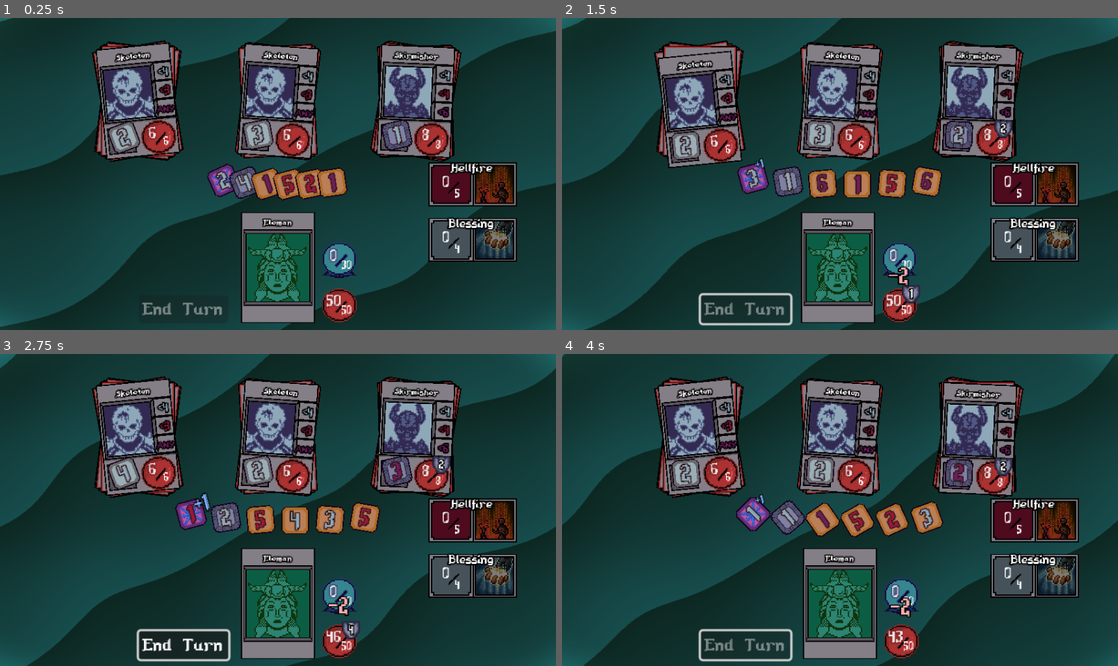
Above: before the commit, frames 1-4 (two rows, left to right).
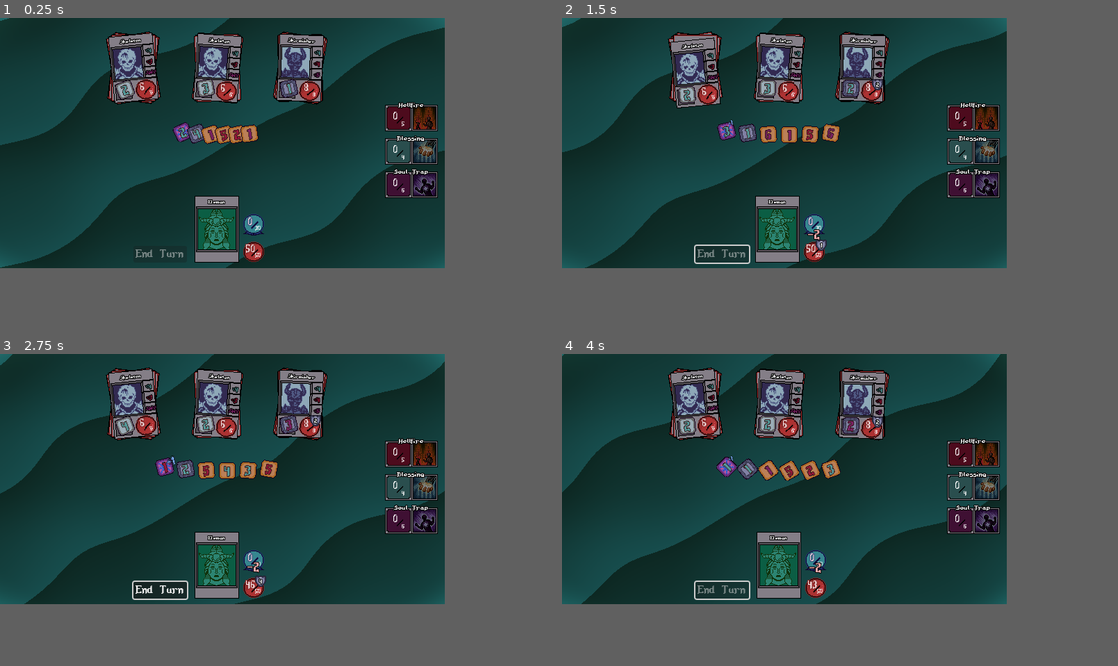
Above: after the commit, the same moments.

Repository: PneumaAetherLogos/eyvah
Game: Godot game, scene res://scenes/main_scene.tscn
Two runs of this game, one before a commit and one after it. Both use one fixed random seed, a clock stepped at 60 frames per second and the inputs below.
Inputs (mouse positions are in pixels of both pictures, inside the frame that each line leads up to):
- Up to frame 1 (0.25 s): no input
- Up to frame 2 (1.5 s): move the mouse to (751, 177) at 0.52 s; hold Z (TEST) 0.53-1.25 s; click (751, 177) at 0.67 s; click "End Turn" at 1.25 s
- Up to frame 3 (2.75 s): move the mouse to (227, 516) at 2.02 s; tap Z (TEST) at 2.1 s; click (227, 516) at 2.17 s
- Up to frame 4 (4 s): click "End Turn" at 2.75 s; move the mouse to (823, 519) at 3.52 s; hold Z (TEST) from 3.53 s (still down); click (823, 519) at 3.67 s
In our replay, the window is 800x449 before the commit and 640x360 after it. These sizes can differ from the game's own. Grey fills any space a smaller window leaves; there, only what the larger window draws over its background counts as a difference.

The runs differ from the first frame. In frame 1, 69% of the frame differs, in the area x 0-100%, y 0-100%; in frame 2, 69%; in frame 3, 69%; in frame 4, 68%.

Commit message:
Resolution
Yeni Resolution ayarı ve summon mekaniği

Diff:
--- a/per_edro_ad_astra/globals/database.gd
+++ b/per_edro_ad_astra/globals/database.gd
@@ -1,5 +1,7 @@
 extends Node
 
+
+const WINDOW_SIZE: Vector2 = Vector2(640, 360)
 
 enum Types {PNEUMA, AETHER, LOGOS, ANY}
 
@@ -17,11 +19,11 @@
 
 		match type:
 			Database.Types.PNEUMA:
-				color = "8ea8b8"
+				color = "559e9e"
 			Database.Types.AETHER:
 				color = "9c173b"
 			Database.Types.LOGOS:
-				color = "6f1d5c"
+				color = "802169"
 			_:
 				color = Color.WHITE
 
--- a/per_edro_ad_astra/project.godot
+++ b/per_edro_ad_astra/project.godot
@@ -22,8 +22,8 @@
 
 [display]
 
-window/size/viewport_width=480
-window/size/viewport_height=270
+window/size/viewport_width=640
+window/size/viewport_height=360
 window/size/window_width_override=640
 window/size/window_height_override=360
 window/stretch/mode="canvas_items"
--- a/per_edro_ad_astra/resources/dice/robust_dice.gd
+++ b/per_edro_ad_astra/resources/dice/robust_dice.gd
@@ -9,7 +9,6 @@
 	nest.rolled.connect(on_rolled)
 
 
-
 func on_rolled() -> void:
 	nest.get_tree().current_scene.add_action(effect)
 
--- a/per_edro_ad_astra/resources/skills/hellfire.gd
+++ b/per_edro_ad_astra/resources/skills/hellfire.gd
@@ -7,7 +7,7 @@
 
 	var anim: AnimatedSprite2D = AnimatedSprite2D.new()
 	anim.sprite_frames = frames
-	anim.position = Vector2(240, 135)
+	anim.position = Database.WINDOW_SIZE / 2
 	anim.z_index = 100
 	tree.current_scene.add_child(anim)
 	anim.play()
--- /dev/null
+++ b/per_edro_ad_astra/resources/skills/soul_trap.gd
@@ -0,0 +1,7 @@
+extends ActiveSkill
+
+
+func effect(tree: SceneTree, t = null) -> void:
+	t.take_damage(value)
+	if t.health == 0:
+		await tree.get_first_node_in_group("HAND").summon_dice(t.card.dice)
--- /dev/null
+++ b/per_edro_ad_astra/resources/skills/soul_trap.tres
@@ -0,0 +1,15 @@
+[gd_resource type="Resource" load_steps=3 format=3 uid="uid://ubhrimimxjt4"]
+
+[ext_resource type="Script" uid="uid://ckwk0f23pd2by" path="res://resources/skills/soul_trap.gd" id="1_2x5ke"]
+[ext_resource type="Texture2D" uid="uid://bh6c7eo4r7njp" path="res://assets/soul_trap.png" id="2_2x5ke"]
+
+[resource]
+script = ExtResource("1_2x5ke")
+target = &"ENEMY"
+title = "Soul Trap"
+texture = ExtResource("2_2x5ke")
+type = 2
+value = 2
+cost = 6
+description = "Deal 2 damage. If it is a perfect kill, summon him."
+metadata/_custom_type_script = "uid://btx0nbhfy0bns"
--- a/per_edro_ad_astra/scenes/character_nodes/character_card_node.gd
+++ b/per_edro_ad_astra/scenes/character_nodes/character_card_node.gd
@@ -23,6 +23,9 @@
 
 
 var flipped: bool = false: set = flipped_setter
+
+
+
 
 
 
@@ -88,3 +91,11 @@
 
 	$Area.monitoring = value
 	$Area.monitorable = value
+
+
+func _on_area_input_event(_viewport: Node, event: InputEvent, _shape_idx: int) -> void:
+	if event is InputEventMouseButton:
+		if event.button_index == MOUSE_BUTTON_LEFT:
+			var active: TargetSkillNode = get_tree().get_first_node_in_group("ACTIVATED")
+			if active:
+				active.activate(self)
--- a/per_edro_ad_astra/scenes/character_nodes/character_card_node.tscn
+++ b/per_edro_ad_astra/scenes/character_nodes/character_card_node.tscn
@@ -111,3 +111,5 @@
 grow_horizontal = 2
 columns = 4
 script = ExtResource("4_gawpc")
+
+[connection signal="input_event" from="Area" to="." method="_on_area_input_event"]
--- a/per_edro_ad_astra/scenes/dice_nodes/dice_node.gd
+++ b/per_edro_ad_astra/scenes/dice_nodes/dice_node.gd
@@ -37,6 +37,9 @@
 		else:
 			modulate = "ffffff"
 
+
+func _ready() -> void:
+	GameState.turn_end.connect(on_turn_end)
 
 func change_face() -> void:
 	current_face = randi_range(0, 5)
--- a/per_edro_ad_astra/scenes/dice_nodes/dice_node.tscn
+++ b/per_edro_ad_astra/scenes/dice_nodes/dice_node.tscn
@@ -98,4 +98,3 @@
 offset_bottom = -5.0
 theme_override_constants/outline_size = 2
 theme_override_font_sizes/font_size = 8
-text = "+31"
--- /dev/null
+++ b/per_edro_ad_astra/scenes/dice_nodes/summon_dice.gd
@@ -0,0 +1,14 @@
+extends PlayerDiceNode
+class_name SummonDiceNode
+
+var turns: int = 1:
+	set(value):
+		turns = value
+		%Turns.text = str(turns)
+		if turns <= 0:
+			queue_free()
+
+
+
+func on_turn_end() -> void:
+	turns -= 1
--- /dev/null
+++ b/per_edro_ad_astra/scenes/dice_nodes/summon_dice.tscn
@@ -0,0 +1,38 @@
+[gd_scene load_steps=4 format=3 uid="uid://ccp28hdwumlei"]
+
+[ext_resource type="PackedScene" uid="uid://cwdsm85kt1t1" path="res://scenes/dice_nodes/player_dice_node.tscn" id="1_3gkkm"]
+[ext_resource type="Script" uid="uid://d244pk6i2lbke" path="res://scenes/dice_nodes/summon_dice.gd" id="2_hwnep"]
+[ext_resource type="Texture2D" uid="uid://c55gqr60dtcgw" path="res://assets/remaining_turn.png" id="3_0dyor"]
+
+[node name="DiceNode" instance=ExtResource("1_3gkkm")]
+script = ExtResource("2_hwnep")
+dice = null
+
+[node name="TextureRect" type="TextureRect" parent="." index="4"]
+custom_minimum_size = Vector2(16, 16)
+anchors_preset = 1
+anchor_left = 1.0
+anchor_right = 1.0
+offset_left = -16.0
+offset_bottom = 16.0
+grow_horizontal = 0
+texture = ExtResource("3_0dyor")
+
+[node name="Turns" type="Label" parent="TextureRect" index="0"]
+unique_name_in_owner = true
+custom_minimum_size = Vector2(8, 8)
+layout_mode = 1
+anchors_preset = 3
+anchor_left = 1.0
+anchor_top = 1.0
+anchor_right = 1.0
+anchor_bottom = 1.0
+offset_left = -8.0
+offset_top = -10.0
+grow_horizontal = 0
+grow_vertical = 0
+theme_override_constants/outline_size = 4
+theme_override_font_sizes/font_size = 8
+text = "0"
+horizontal_alignment = 1
+vertical_alignment = 1
--- a/per_edro_ad_astra/scenes/hand.gd
+++ b/per_edro_ad_astra/scenes/hand.gd
@@ -1,10 +1,11 @@
 extends Node2D
 
 const DICE_NODE: PackedScene = preload("res://scenes/dice_nodes/player_dice_node.tscn")
+const SUMMON_DICE = preload("res://scenes/dice_nodes/summon_dice.tscn")
 
 
 @export var spacing: float = 100.0
-@export var arc_strength: float = 0.02  # Curve intensity
+@export var arc_strength: float = 0.02
 @export var animation_duration := 0.4
 
 
@@ -15,10 +16,10 @@
 
 
 		add_child(instance)
-	layout_hand()
 
 
-func layout_hand(animated := true):
+
+func layout_hand():
 	var count = get_child_count()
 	if count == 0:
 		return
@@ -33,10 +34,19 @@
 
 		var target_rotation = deg_to_rad((i - count / 2.0) * 5.0)
 
-		if animated:
+		if true:
 			var tween = create_tween()
 			tween.tween_property(card, "position", target_pos, animation_duration)
 			tween.parallel().tween_property(card, "rotation", target_rotation, animation_duration)
 		else:
 			card.position = target_pos
 			card.rotation = target_rotation
+
+
+func summon_dice(dice: Dice, turns: int = 1) -> void:
+	var instance = SUMMON_DICE.instantiate()
+	instance.turns = turns
+	instance.dice = dice.duplicate()
+	add_child(instance)
+
+	await instance.roll()
--- a/per_edro_ad_astra/scenes/main_scene.tscn
+++ b/per_edro_ad_astra/scenes/main_scene.tscn
@@ -12,6 +12,7 @@
 [ext_resource type="Resource" uid="uid://bir6dxi1nttat" path="res://resources/dice/enchanter_dice.tres" id="7_e1cbu"]
 [ext_resource type="Resource" uid="uid://b6nik40uqcrf2" path="res://resources/skills/blessing.tres" id="8_18nlu"]
 [ext_resource type="Resource" uid="uid://bhqnfxbrompsq" path="res://resources/dice/robust_dice.tres" id="9_mngbo"]
+[ext_resource type="Resource" uid="uid://ubhrimimxjt4" path="res://resources/skills/soul_trap.tres" id="13_4w45t"]
 
 [sub_resource type="ShaderMaterial" id="ShaderMaterial_mngbo"]
 shader = ExtResource("2_e1cbu")
@@ -28,8 +29,8 @@
 
 [node name="ColorRect" type="ColorRect" parent="."]
 material = SubResource("ShaderMaterial_mngbo")
-offset_right = 484.0
-offset_bottom = 274.0
+offset_right = 640.0
+offset_bottom = 368.0
 mouse_filter = 2
 color = Color(0.2795, 0.43, 0.314617, 1)
 
@@ -37,21 +38,21 @@
 script = ExtResource("1_w2twt")
 
 [node name="Field1" parent="Fields" instance=ExtResource("2_7ykc4")]
-position = Vector2(119, 72)
+position = Vector2(192, 72)
 
 [node name="Field2" parent="Fields" instance=ExtResource("2_7ykc4")]
-position = Vector2(240, 72)
+position = Vector2(313, 72)
 
 [node name="Field3" parent="Fields" instance=ExtResource("2_7ykc4")]
-position = Vector2(359, 72)
+position = Vector2(432, 72)
 
 [node name="Player" type="Node2D" parent="."]
-position = Vector2(240, 216)
+position = Vector2(312, 304)
 
 [node name="PlayerCardNode" parent="Player" instance=ExtResource("6_c16ls")]
 
-[node name="Hand" type="Node2D" parent="."]
-position = Vector2(240, 144)
+[node name="Hand" type="Node2D" parent="." groups=["HAND"]]
+position = Vector2(312, 168)
 script = ExtResource("3_pu3yx")
 spacing = 30.0
 
@@ -62,18 +63,23 @@
 dice = ExtResource("9_mngbo")
 
 [node name="EndTurn" type="Button" parent="."]
-offset_left = 120.0
-offset_top = 240.0
-offset_right = 197.0
-offset_bottom = 264.0
+offset_left = 192.0
+offset_top = 328.0
+offset_right = 269.0
+offset_bottom = 352.0
 theme_override_font_sizes/font_size = 12
 text = "End Turn"
 
 [node name="SkillNode" parent="." instance=ExtResource("6_rt2n2")]
-position = Vector2(408, 144)
+position = Vector2(592, 144)
 
 [node name="TargetSkillNode" parent="." instance=ExtResource("7_c16ls")]
-position = Vector2(408, 192)
+position = Vector2(592, 192)
 skill = ExtResource("8_18nlu")
 
+[node name="TargetSkillNode2" parent="." instance=ExtResource("7_c16ls")]
+position = Vector2(592, 240)
+skill = ExtResource("13_4w45t")
+
+[connection signal="child_order_changed" from="Hand" to="Hand" method="layout_hand"]
 [connection signal="pressed" from="EndTurn" to="." method="_on_end_turn_pressed"]
--- a/per_edro_ad_astra/scenes/skill_node.tscn
+++ b/per_edro_ad_astra/scenes/skill_node.tscn
@@ -44,9 +44,9 @@
 
 [node name="Title" type="Label" parent="."]
 offset_left = -37.0
-offset_top = -23.0
+offset_top = -28.0
 offset_right = 37.0
-offset_bottom = -5.0
+offset_bottom = -10.0
 theme_override_constants/outline_size = 4
 theme_override_font_sizes/font_size = 8
 text = "Hellfire"
Binary file changed: per_edro_ad_astra/assets/blessing_effect.png
Binary file added: per_edro_ad_astra/assets/ffffff.png
Not shown, added: per_edro_ad_astra/assets/ffffff.png.import
Binary file added: per_edro_ad_astra/assets/remaining_turn.png
Not shown, added: per_edro_ad_astra/assets/remaining_turn.png.import
Binary file added: per_edro_ad_astra/assets/soul_trap.png
Not shown, added: per_edro_ad_astra/assets/soul_trap.png.import
Binary file added: per_edro_ad_astra/assets/xxxxxx.png
Not shown, added: per_edro_ad_astra/assets/xxxxxx.png.import
Not shown, added: per_edro_ad_astra/resources/skills/soul_trap.gd.uid
Not shown, added: per_edro_ad_astra/scenes/dice_nodes/summon_dice.gd.uid
Not shown: 1 places in per_edro_ad_astra/scenes/main_scene.tscn that only renumber resources
